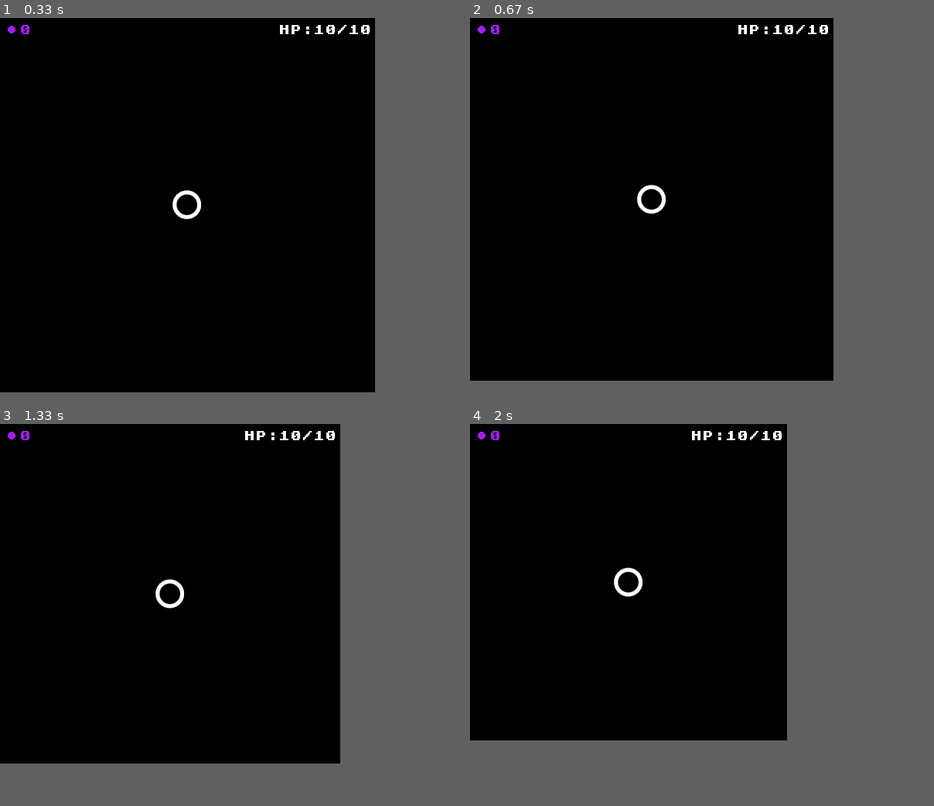
Above: before the commit, frames 1-4 (two rows, left to right).
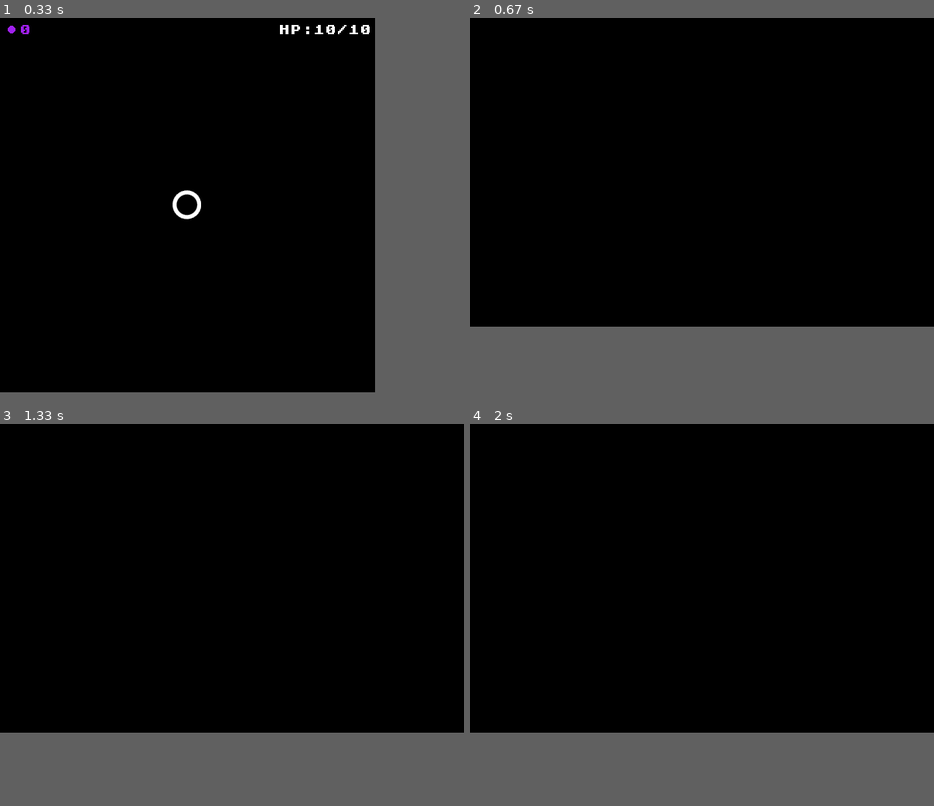
Above: after the commit, the same moments.

Repository: AndZas/PygameProject
Game: pygame game, started from cycle.py
Two runs of this game, one before a commit and one after it. Both use one fixed random seed, a clock stepped at 60 frames per second and the inputs below.
Inputs:
- Up to frame 1 (0.33 s): no input
- Up to frame 2 (0.67 s): tap Space at 0.33 s
- Up to frame 3 (1.33 s): tap Space at 0.73, 1.03 s
- Up to frame 4 (2 s): no input
In our replay, in frame 2 the window is 470x470 before the commit and 600x400 after it. These sizes can differ from the game's own. Grey fills any space a smaller window leaves; there, only what the larger window draws over its background counts as a difference.

Frame 1 is identical in both runs. In frame 2, 0.5% of the frame differs, in the area x 1-78%, y 1-52%; in frame 3, 0.5%; in frame 4, 0.5%.

Commit message:
уже почти готово

Diff:
--- a/cycle.py
+++ b/cycle.py
@@ -1,9 +1,8 @@
 import pygame.event
 
 from screen import *
-from ui import StartWindow
+from ui import StartWindow, SpaceWindow
 from read_files import read_settings
-
 
 
 class App:
@@ -19,9 +18,24 @@
             if event.type == pygame.QUIT:
                 self.run = False
             if event.type == pygame.KEYDOWN:
-                self.buttonsPressed.append(event.key)
+                if event.key == pygame.K_SPACE:
+                    xp = self.screen.player.xp
+                    app = SpaceWindow(self.screen.screen, money=xp)
+                    running3 = True
+                    while running3:
+                        for event2 in pygame.event.get():
+                            if event2.type == pygame.KEYDOWN and event2.key == pygame.K_SPACE:
+                                running3 = False
+                        app.run()
+                        pygame.display.update()
+                        self.screen.window.position = (self.screen.monResolution[0] // 2 - 600 // 2,
+                                                       self.screen.monResolution[1] // 2 - 400 // 2)
+                        self.screen.window.size = (600, 400)
+                else:
+                    self.buttonsPressed.append(event.key)
             if event.type == pygame.KEYUP:
-                self.buttonsPressed.remove(event.key)
+                if event.key != pygame.K_SPACE:
+                    self.buttonsPressed.remove(event.key)
             if event.type == pygame.MOUSEBUTTONDOWN:
                 if event.button == 1:
                     self.screen.player.bullets.shoot(pygame.mouse.get_pos())
--- a/player.py
+++ b/player.py
@@ -11,6 +11,7 @@
         self.size = 40
         self.speed = 0.75
         self.health = 10
+        self.give_damage = 1
         self.maxHealth = 10
         self.xp = 0
         self.wallBunching = 30
--- a/screen.py
+++ b/screen.py
@@ -26,7 +26,7 @@
         pygame.display.set_icon(self.image)
         self.clock = pygame.time.Clock()
         self.window = Window.from_display_module()
-
+        # self.window = (600, 300)
         # Экземпляры классов
         self.player = Player(self)
         self.timer = Timer()
--- a/ui.py
+++ b/ui.py
@@ -242,6 +242,16 @@
             level.render(self.screen)
 
 
+class SpaceWindow():
+    def __init__(self, screen, money):
+        self.screen = screen
+        self.money = money
+
+
+    def run(self):
+        self.screen.fill("black")
+
+
 running = True
 play = False
 
Not shown, changed: settings
